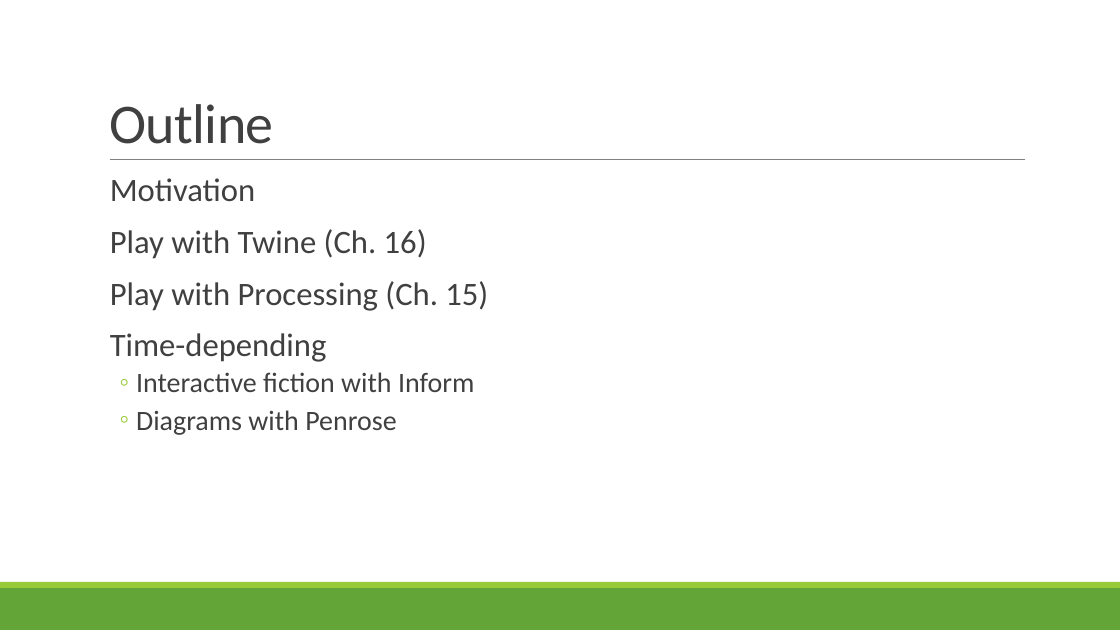
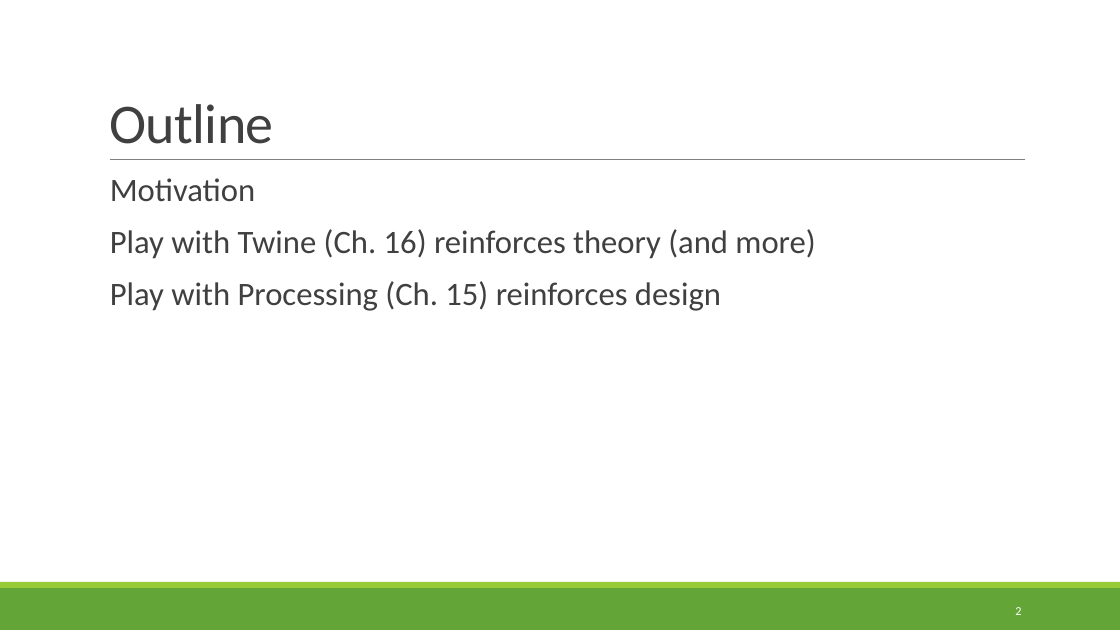
Before and after one commit to rbohrer/pl-course, a slide deck: slide 2 of LectureSlides/12Play.pptx. Drawn at 1120x630 pixels with LibreOffice and Linux fonts; fonts in the diff are those of the drawing. Boxes give left, top, right and bottom in pixels: in the first picture for what was removed or moved away, otherwise in the second. Text is boxed around its words. In the diff, an @@ line names an element or a change of style, - is before the commit and + after.

```diff
--- a/LectureSlides/12Play.pptx
+++ b/LectureSlides/12Play.pptx
@@ text at [110, 229, 815, 311]: text changed @@
-  Play with Twine (Ch. 16)
-  Play with Processing (Ch. 15)
-  Time-depending
-  ◦ Interactive fiction with Inform
-  ◦ Diagrams with Penrose
+  Play with Twine (Ch. 16) reinforces theory (and more)
+  Play with Processing (Ch. 15) reinforces design
@@ page number added at [1015, 607, 1021, 615], 10.5 pt, text #FFFFFF @@
+2
```
Also in this commit, not shown: 35 other slides changed, 4 slides added.
